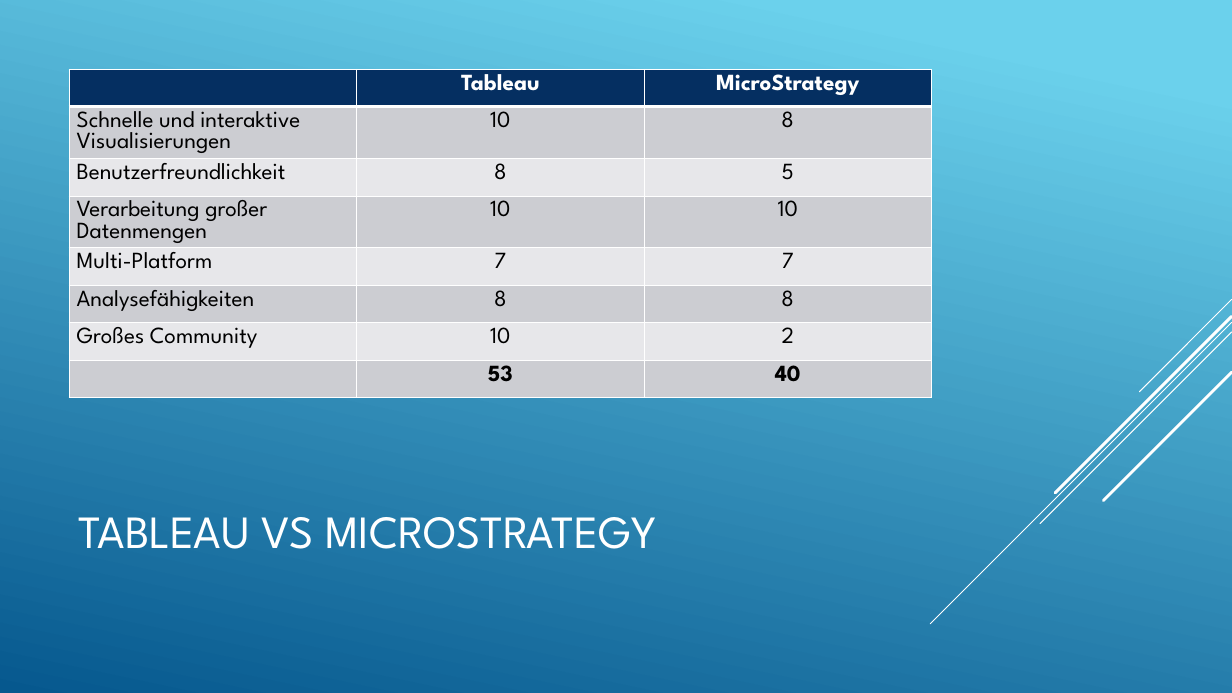
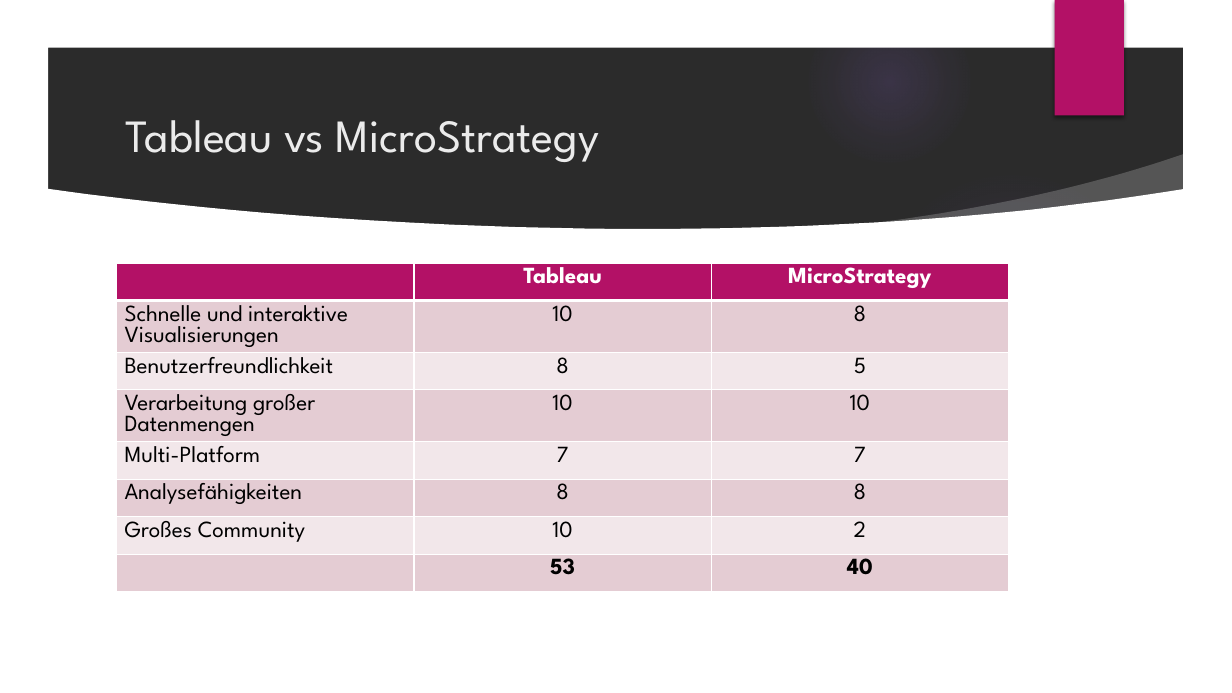
Before and after one commit to khanhhuy288/dwh-a1, a slide deck: slide 4 of A5/DWH.pptx. Drawn at 1232x693 pixels with LibreOffice and Linux fonts; fonts in the diff are those of the drawing; background and template pictures are left out; a plain dark background stands for a picture behind light text. Boxes give left, top, right and bottom in pixels: in the first picture for what was removed or moved away, otherwise in the second. Text is boxed around its words. In the diff, an @@ line names an element or a change of style, - is before the commit and + after.

Commit message:
Finish presentation.

```diff
--- a/A5/DWH.pptx
+++ b/A5/DWH.pptx
@@ background gradient #6ED2EB to #06588E to picture (left out) @@
@@ group added at (x1=0, y1=0, x2=1232, y2=693): 5 ellipses, 3 freeform shapes @@
@@ rectangle added at (x1=1055, y1=0, x2=1124, y2=116), fill #B31166 @@
@@ title at (x1=126, y1=120, x2=599, y2=162): text changed; text colour #FFFFFF to #EBEBEB @@
-TABLEAU VS MICROSTRATEGY
+Tableau vs MicroStrategy
@@ table at (x1=116, y1=263, x2=1009, y2=617) @@
@@ fill #052F61 to #B31166 in row 1 @@
@@ fill #CCCDD2 to #E5CCD3 in 12 cells @@
@@ fill #E7E8EA to #F2E7EA in 9 cells @@
@@ table resized from (x1=69, y1=69, x2=932, y2=423) to (x1=116, y1=263, x2=1009, y2=617) @@
@@ group removed at (x1=931, y1=299, x2=1232, y2=624): 5 lines @@
```
Also in this commit, not shown: 4 other slides changed, 1 other file.
